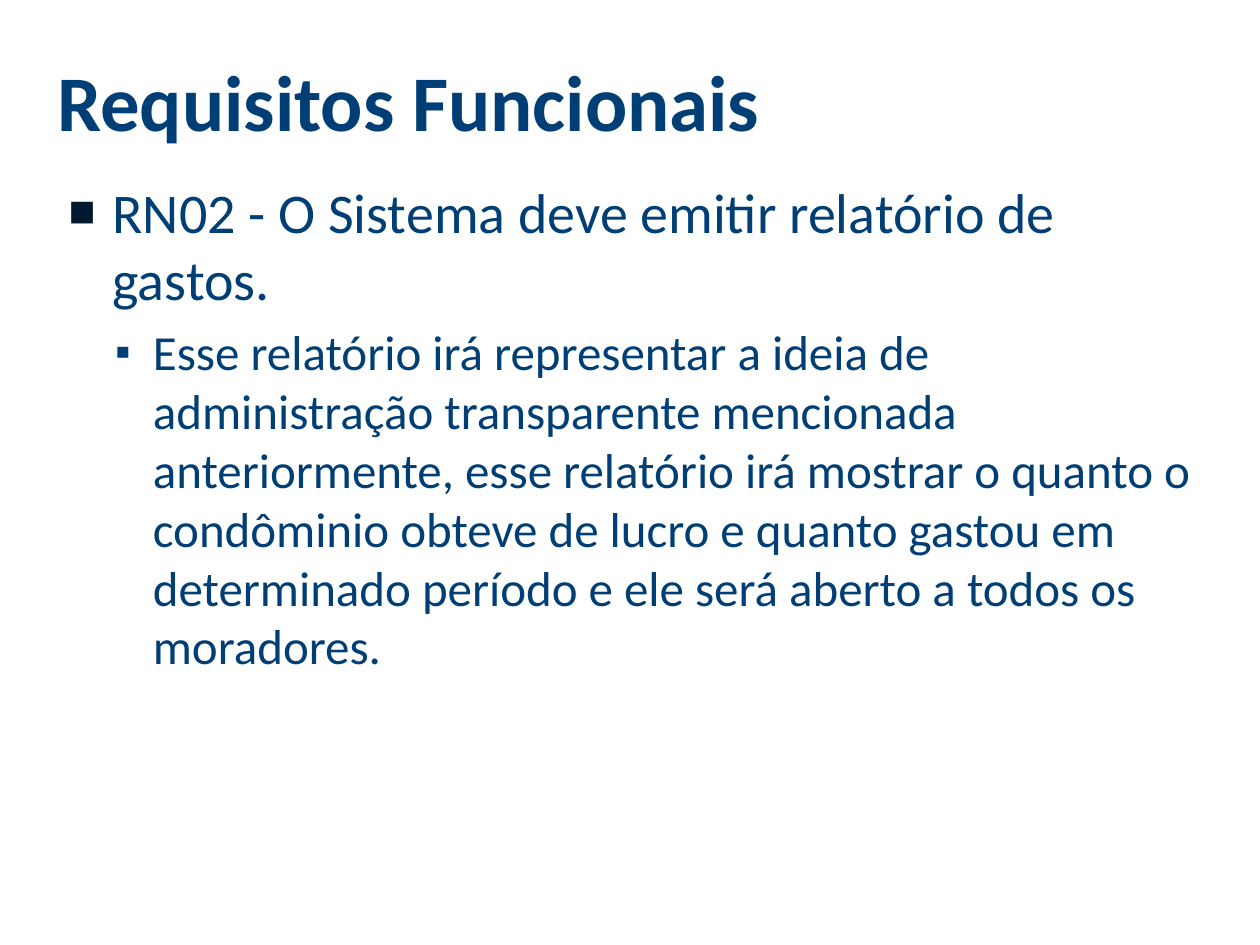
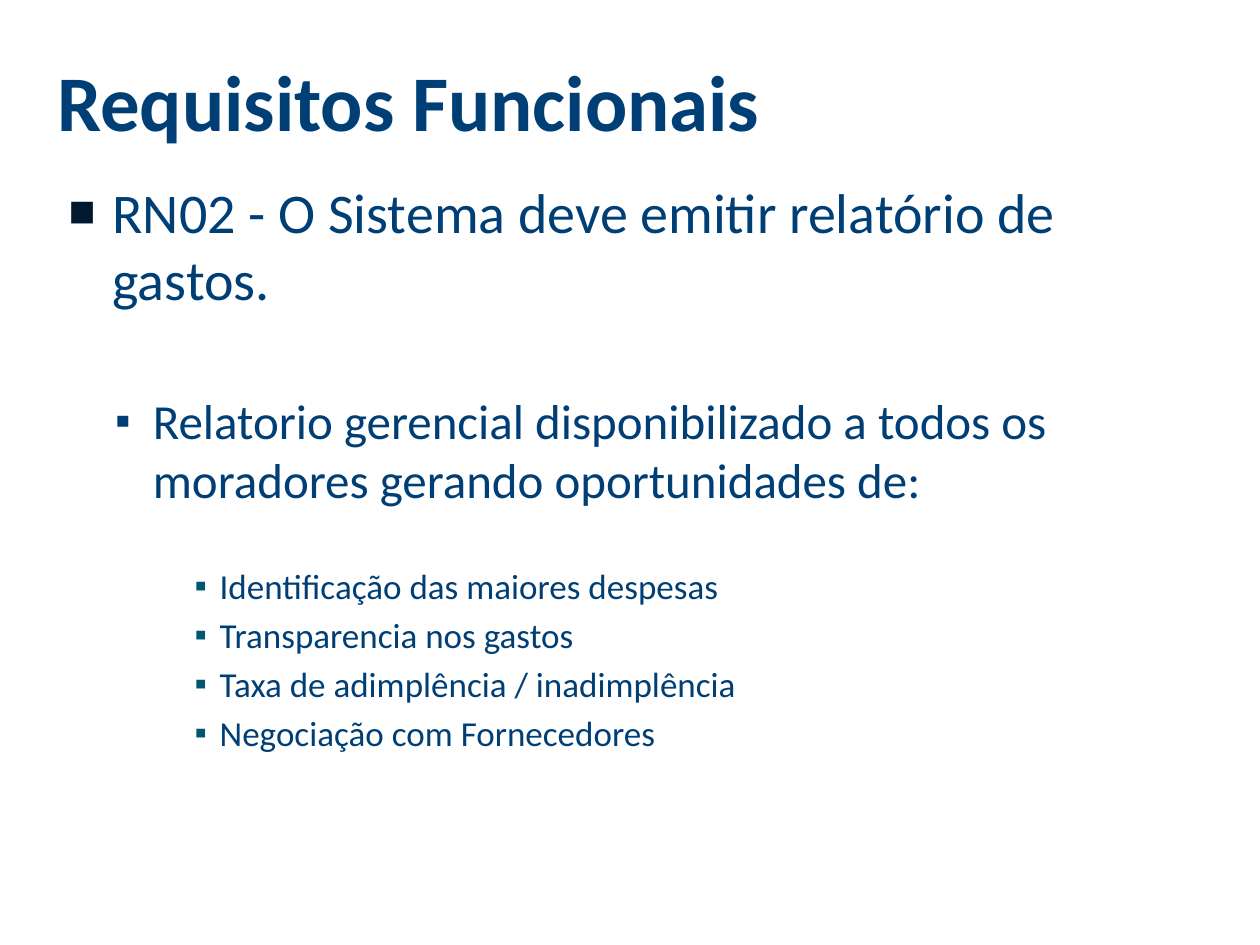
Before and after one commit to viniciussouza1210/Central-Cond, a slide deck: slide 7 of PROPOSTA/Apresentação Proposta - Central Cond.pptx. Drawn at 1260x945 pixels with LibreOffice and Linux fonts; fonts in the diff are those of the drawing; background and template pictures are left out. Boxes give left, top, right and bottom in pixels: in the first picture for what was removed or moved away, otherwise in the second. Text is boxed around its words. In the diff, an @@ line names an element or a change of style, - is before the commit and + after.

```diff
--- a/PROPOSTA/Apresentação Proposta - Central Cond.pptx
+++ b/PROPOSTA/Apresentação Proposta - Central Cond.pptx
@@ text at bbox=[153, 405, 1046, 752]: text changed; size 28 to 20 pt @@
-  ▪ Esse relatório irá representar a ideia de administração transparente mencionada anteriormente, esse relatório irá mostrar o quanto o condôminio obteve de lucro e quanto gastou em determinado período e ele será aberto a todos os moradores.
+  ▪ Relatorio gerencial disponibilizado a todos os moradores gerando oportunidades de:
+      ▪ Identificação das maiores despesas
+      ▪ Transparencia nos gastos
+      ▪ Taxa de adimplência / inadimplência
+      ▪ Negociação com Fornecedores
```
Also in this commit, not shown: 10 other slides changed, 2 slides removed.
